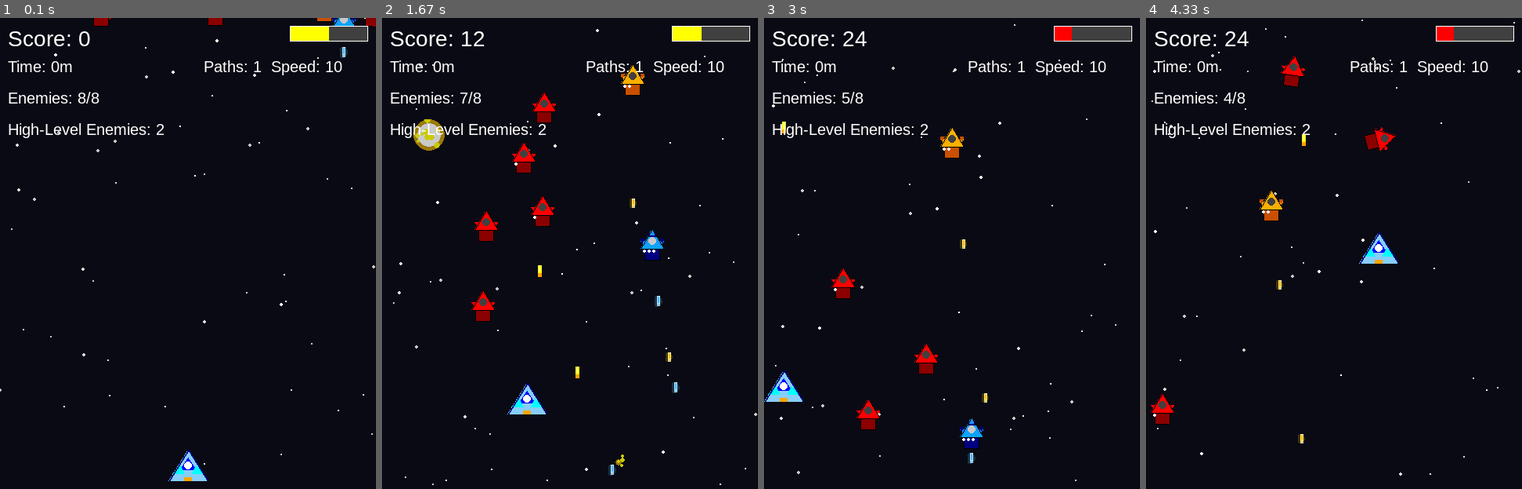
Above: before the commit, frames 1-4 (left to right).
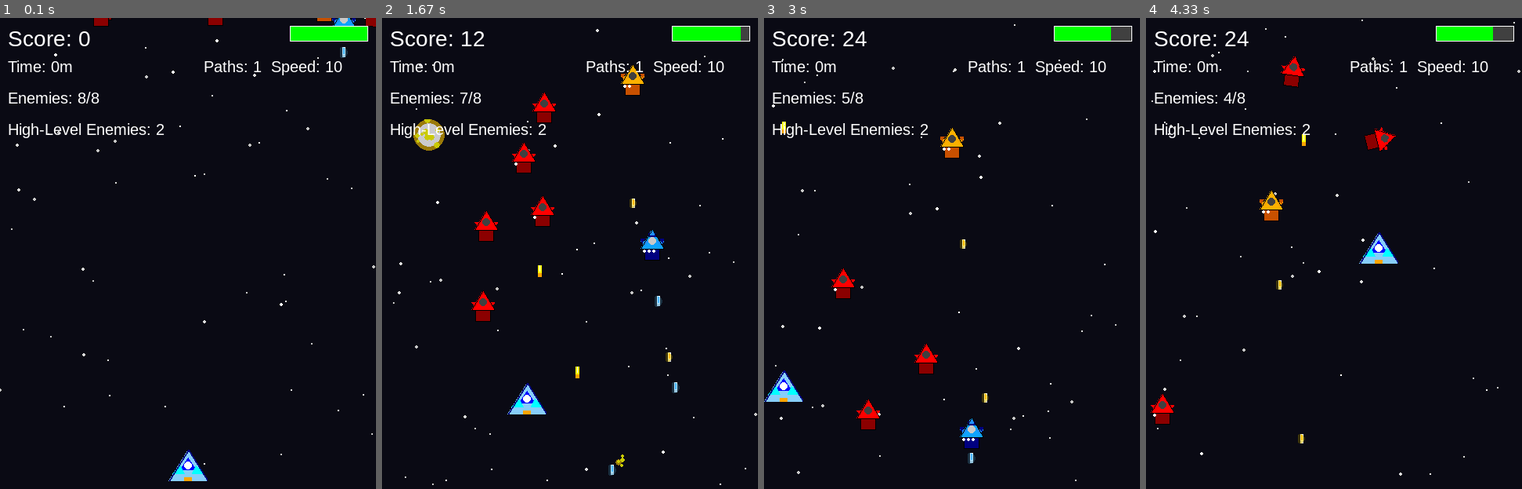
Above: after the commit, the same moments.

Repository: mike861/thunder_fighter
Game: pygame game, started from main.py
Same seed, same stepped clock (60 frames per second), same inputs: the game is played once before the commit and once after it.
Inputs:
- Up to frame 1 (0.1 s): no input
- Up to frame 2 (1.67 s): hold S 0.33-0.87 s; hold Left 0.33-0.87 s; hold D 0.9-1.43 s; hold Left 0.9-1.43 s; tap Space at 0.97, 1.27, 1.53 s; hold W from 1.47 s (still down); hold Left from 1.47 s (still down)
- Up to frame 3 (3 s): tap Space at 1.83, 2.1, 2.4, 2.67 s; release W at 2 s; release Left at 2 s; hold Left 2.03-2.57 s; hold Down 2.6-2.9 s; hold Left from 2.93 s (still down)
- Up to frame 4 (4.33 s): tap Space at 3, 3.3, 3.43, 3.83, 4.13 s; release Left at 3.33 s; hold Up 3.37-3.73 s; hold Right from 3.77 s (still down)

The runs differ from the first frame. In frame 1, 0.6% of the frame differs, in the area x 77-98%, y 1-5%; in frame 2, 0.5%; in frame 3, 0.4%; in frame 4, 0.4%.

Commit message:
feat: 添加玩家速度提升道具

Diff:
--- a/thunder_fighter/constants.py
+++ b/thunder_fighter/constants.py
@@ -40,9 +40,11 @@
 TEXT_GAME_TITLE = "Thunder Fighter"
 
 # 玩家设置
-PLAYER_HEALTH = 50
+PLAYER_HEALTH = 100
 PLAYER_SHOOT_DELAY = 250
 PLAYER_SPEED = 8  # 玩家移动速度
+PLAYER_MAX_SPEED = 15 # 玩家最大移动速度
+PLAYER_SPEED_UPGRADE_AMOUNT = 1 # 玩家速度升级增量
 PLAYER_FLASH_FRAMES = 20  # 玩家受伤闪烁帧数
 PLAYER_HEAL_AMOUNT = 10  # 玩家回血量
 
--- a/thunder_fighter/graphics/renderers.py
+++ b/thunder_fighter/graphics/renderers.py
@@ -339,3 +339,32 @@
 
     # 绘制血条边框
     pygame.draw.rect(surface, border_color, (x, y, width, height), 1)
+
+def create_player_speed_item():
+    """创建玩家速度提升道具表面"""
+    item_surface = pygame.Surface((30, 30), pygame.SRCALPHA)
+
+    # 绘制圆形背景 (绿色系)
+    pygame.draw.circle(item_surface, (0, 200, 0), (15, 15), 15)
+
+    # 绘制内部图案 - 向上箭头
+    arrow_points = [
+        (15, 5),  # 箭头顶部
+        (22, 15), # 右肩
+        (18, 15), # 右颈
+        (18, 25), # 右底
+        (12, 25), # 左底
+        (12, 15), # 左颈
+        (8, 15)   # 左肩
+    ]
+    pygame.draw.polygon(item_surface, WHITE, arrow_points)
+
+    # 添加发光效果
+    glow_surface = pygame.Surface((40, 40), pygame.SRCALPHA)
+    pygame.draw.circle(glow_surface, (100, 255, 100, 70), (20, 20), 18)
+    item_surface.blit(glow_surface, (-5, -5), special_flags=pygame.BLEND_ALPHA_SDL2)
+
+    # 添加白色边缘
+    pygame.draw.circle(item_surface, WHITE, (15, 15), 15, 2)
+
+    return item_surface
--- a/thunder_fighter/sprites/items.py
+++ b/thunder_fighter/sprites/items.py
@@ -2,7 +2,7 @@
 import random
 import math
 from thunder_fighter.constants import WIDTH, HEIGHT
-from thunder_fighter.graphics.renderers import create_health_item, create_bullet_speed_item, create_bullet_path_item
+from thunder_fighter.graphics.renderers import create_health_item, create_bullet_speed_item, create_bullet_path_item, create_player_speed_item
 from thunder_fighter.utils.logger import logger
 
 class HealthItem(pygame.sprite.Sprite):
@@ -110,20 +110,59 @@
         if self.rect.top > HEIGHT:
             self.kill()
 
+class PlayerSpeedItem(pygame.sprite.Sprite):
+    """Player speed boost item class"""
+    def __init__(self):
+        pygame.sprite.Sprite.__init__(self)
+        self.image = create_player_speed_item()
+        self.rect = self.image.get_rect()
+        self.rect.x = random.randrange(30, WIDTH - 30)
+        self.rect.y = -30
+        self.speedy = 2.2 # Slightly different speed
+        self.direction = random.choice([-1, 1])
+        self.angle = random.randrange(360)
+        self.type = "player_speed" # Item type identifier
+
+        # Player speed increase amount (can be fixed or random)
+        self.speed_increase = 1
+
+    def update(self):
+        """Update item position"""
+        self.rect.y += self.speedy
+
+        # Slightly different horizontal swinging
+        self.angle = (self.angle + 2.5) % 360
+        self.rect.x += self.direction * math.sin(math.radians(self.angle)) * 0.6
+
+        # Boundary check
+        if self.rect.left < 0:
+            self.rect.left = 0
+            self.direction = 1
+        if self.rect.right > WIDTH:
+            self.rect.right = WIDTH
+            self.direction = -1
+
+        # Off-screen check
+        if self.rect.top > HEIGHT:
+            self.kill()
+
 def create_random_item(game_time, all_sprites, items_group):
     """Creates a random item based on game time and adds it to groups."""
     # Probabilities based on game time (adjust as needed)
     time_factor = min(1.0, game_time / 10.0) # Max probability reached after 10 mins
 
-    prob_health = 0.4 + 0.1 * time_factor
-    prob_speed = 0.3 + 0.1 * time_factor
-    prob_path = 0.3 + 0.1 * time_factor
+    # Add probability for the new player speed item
+    prob_health = 0.35 + 0.1 * time_factor
+    prob_bullet_speed = 0.25 + 0.1 * time_factor
+    prob_bullet_path = 0.20 + 0.1 * time_factor
+    prob_player_speed = 0.20 + 0.05 * time_factor # New item probability
 
     # Normalize probabilities
-    total_prob = prob_health + prob_speed + prob_path
+    total_prob = prob_health + prob_bullet_speed + prob_bullet_path + prob_player_speed
     prob_health /= total_prob
-    prob_speed /= total_prob
-    # prob_path = 1.0 - prob_health - prob_speed # Ensure sum is 1
+    prob_bullet_speed /= total_prob
+    prob_bullet_path /= total_prob
+    prob_player_speed /= total_prob # Normalize new probability
 
     rand_val = random.random()
     x = random.randrange(50, WIDTH - 50)
@@ -134,20 +173,20 @@
     if rand_val < prob_health:
         item_type = 'health'
         item = HealthItem()
-    elif rand_val < prob_health + prob_speed:
+    elif rand_val < prob_health + prob_bullet_speed:
         item_type = 'bullet_speed'
-        # Assign a speed increase value (can be randomized or fixed)
-        speed_increase = 1 + random.randint(0, 1) # Increase speed by 1 or 2
         item = BulletSpeedItem()
-    else:
+    elif rand_val < prob_health + prob_bullet_speed + prob_bullet_path:
         item_type = 'bullet_path'
         item = BulletPathItem()
+    else: # The remaining probability is for player_speed
+        item_type = 'player_speed'
+        item = PlayerSpeedItem()
 
     if item:
         all_sprites.add(item)
         items_group.add(item)
-        # Log item creation (changed from print)
-        logger.info(f"Created random item: Type='{item_type}', Pos=({x}, {y})")
+        logger.info(f"Created random item: Type='{item_type}', Pos=({item.rect.centerx}, {item.rect.centery})")
     else:
         logger.warning("Failed to create random item.")
 
--- a/thunder_fighter/sprites/player.py
+++ b/thunder_fighter/sprites/player.py
@@ -4,7 +4,7 @@
 import math
 from thunder_fighter.constants import (
     WIDTH, HEIGHT, PLAYER_HEALTH, PLAYER_SHOOT_DELAY, WHITE, RED,
-    PLAYER_SPEED, PLAYER_FLASH_FRAMES, PLAYER_HEAL_AMOUNT,
+    PLAYER_SPEED, PLAYER_MAX_SPEED, PLAYER_SPEED_UPGRADE_AMOUNT, PLAYER_FLASH_FRAMES, PLAYER_HEAL_AMOUNT,
     BULLET_SPEED_DEFAULT, BULLET_SPEED_MAX, BULLET_PATHS_DEFAULT, BULLET_PATHS_MAX,
     BULLET_ANGLE_STRAIGHT, BULLET_ANGLE_SPREAD_SMALL, BULLET_ANGLE_SPREAD_LARGE,
     BULLET_SPEED_UPGRADE_AMOUNT
@@ -25,6 +25,8 @@
         self.rect = self.image.get_rect()
         self.rect.centerx = WIDTH // 2
         self.rect.bottom = HEIGHT - 10
+        self.speed = PLAYER_SPEED # Use self.speed for current player speed
+        self.max_speed = PLAYER_MAX_SPEED
         self.speedx = 0
         self.speedy = 0
         self.health = PLAYER_HEALTH
@@ -60,13 +62,13 @@
         # 获取按键
         keystate = pygame.key.get_pressed()
         if keystate[pygame.K_LEFT] or keystate[pygame.K_a]:
-            self.speedx = -PLAYER_SPEED
+            self.speedx = -self.speed # Use current speed
         if keystate[pygame.K_RIGHT] or keystate[pygame.K_d]:
-            self.speedx = PLAYER_SPEED
+            self.speedx = self.speed # Use current speed
         if keystate[pygame.K_UP] or keystate[pygame.K_w]:
-            self.speedy = -PLAYER_SPEED
+            self.speedy = -self.speed # Use current speed
         if keystate[pygame.K_DOWN] or keystate[pygame.K_s]:
-            self.speedy = PLAYER_SPEED
+            self.speedy = self.speed # Use current speed
 
         # 射击
         if keystate[pygame.K_SPACE]:
@@ -174,3 +176,9 @@
         if self.bullet_paths < self.max_bullet_paths:
             self.bullet_paths += 1
         return self.bullet_paths
+
+    def increase_player_speed(self, amount=PLAYER_SPEED_UPGRADE_AMOUNT):
+        """增加玩家移动速度"""
+        self.speed = min(self.max_speed, self.speed + amount)
+        logger.info(f"Player speed increased to: {self.speed}")
+        return self.speed
--- a/thunder_fighter/utils/collisions.py
+++ b/thunder_fighter/utils/collisions.py
@@ -2,7 +2,7 @@
 import random
 from thunder_fighter.sprites.explosion import Explosion
 from thunder_fighter.sprites.enemy import Enemy
-from thunder_fighter.sprites.items import HealthItem, BulletSpeedItem, BulletPathItem
+from thunder_fighter.sprites.items import HealthItem, BulletSpeedItem, BulletPathItem, PlayerSpeedItem
 from thunder_fighter.graphics.effects import create_explosion, create_hit_effect
 from thunder_fighter.utils.logger import logger
 
@@ -222,6 +222,10 @@
             item_type = getattr(hit, 'type', 'unknown')
             result['item_types'].append(item_type)
 
+            # Default effect values
+            color = (255, 255, 255, 150) # Default white
+            effect_size = 30
+
             # 根据道具类型执行不同操作
             if item_type == 'health':
                 # 恢复生命值
@@ -246,14 +250,17 @@
                 color = (255, 255, 0, 150)
                 effect_size = 40
 
-            else:
-                # 未知道具，默认效果
-                color = (255, 255, 255, 150)
-                effect_size = 30
+            elif item_type == 'player_speed': # Handle new item type
+                # 增加玩家移动速度
+                speed_increase = getattr(hit, 'speed_increase', 1)
+                new_speed = player.increase_player_speed(speed_increase)
+                # 绿色速度效果 (use a distinct green)
+                color = (0, 200, 0, 180)
+                effect_size = 38
 
             # 创建道具效果
             explosion = Explosion(hit.rect.center, effect_size)
-            explosion.image.fill((0, 0, 0, 0))
+            explosion.image.fill((0, 0, 0, 0)) # Make background transparent
             pygame.draw.circle(explosion.image, color,
                               (explosion.size // 2, explosion.size // 2),
                               explosion.size // 2)
Not shown, changed: README.md
Not shown, changed: README_CN.md
Not shown, added: initmike861@mikedeMacBook-Air
Not shown, added: uml_class_diagram.md
Not shown, added: uml_class_diagram_副本.md
